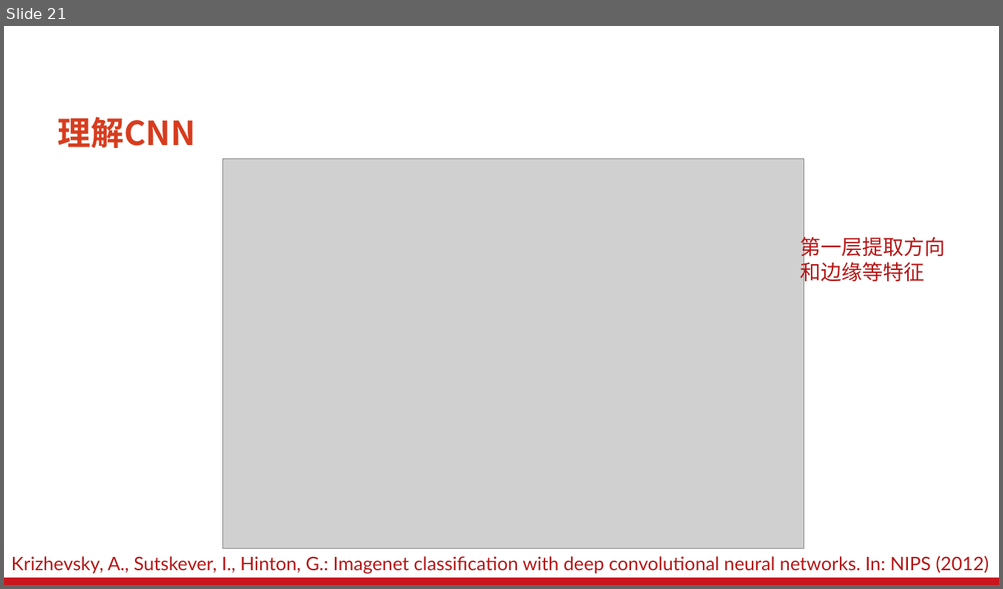
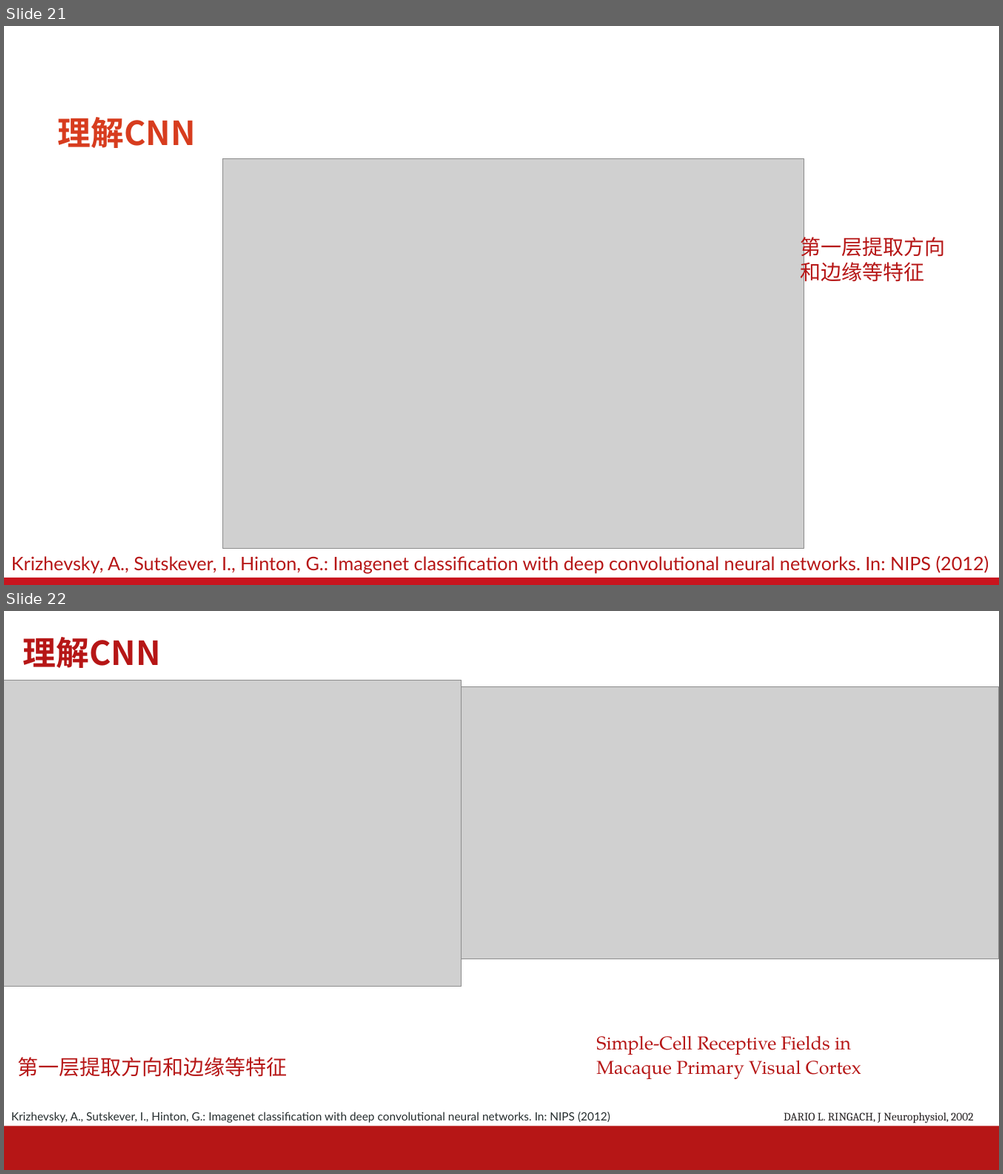
Before and after one commit to AI-Basic-Education/SJTU-Undergraduate-AI-basis, a slide deck: PPT/第13-14节-卷积网络.pptx. Shown one above the other, each under a label of ours: slide 21 before the commit, slides 21 and 22 after it. The pictures are 1003x589 and 1003x1174 pixels, drawn with LibreOffice and Linux fonts; fonts in the diff are those of the drawing; grey boxes stand for pictures; background and template pictures are left out. Boxes give left, top, right and bottom in pixels: in the first picture for what was removed or moved away, otherwise in the second. Text is boxed around its words. In the diff, an @@ line names an element or a change of style, - is before the commit and + after.

```diff
--- a/PPT/第13-14节-卷积网络.pptx
+++ b/PPT/第13-14节-卷积网络.pptx
@@ slide 22 added at (4,611,999,1170), background #FFFFFF @@
@@ title added at (23,637,161,668), 32 pt, text #B61616, bold @@
+理解CNN
@@ picture added at (4,681,461,987) @@
@@ picture added at (461,687,999,960) @@
@@ text added at (596,1036,861,1079), 18 pt, text #B61616 @@
+Simple-Cell Receptive Fields in
+Macaque Primary Visual Cortex
@@ text added at (17,1057,287,1077), 20 pt, text #B61616 @@
+第一层提取方向和边缘等特征
@@ text added at (11,1112,610,1123), 11 pt, text #242C2D @@
+Krizhevsky, A., Sutskever, I., Hinton, G.: Imagenet classification with deep convolutional neural networks. In: NIPS (2012)
@@ text added at (783,1113,973,1124), 11 pt, text #242021 @@
+DARIO L. RINGACH, J Neurophysiol, 2002
@@ rectangle added at (4,1127,999,1170), fill #B61616 @@
```
Also in this commit, not shown: 11 slides changed, 1 other slide added, 8 other files.
